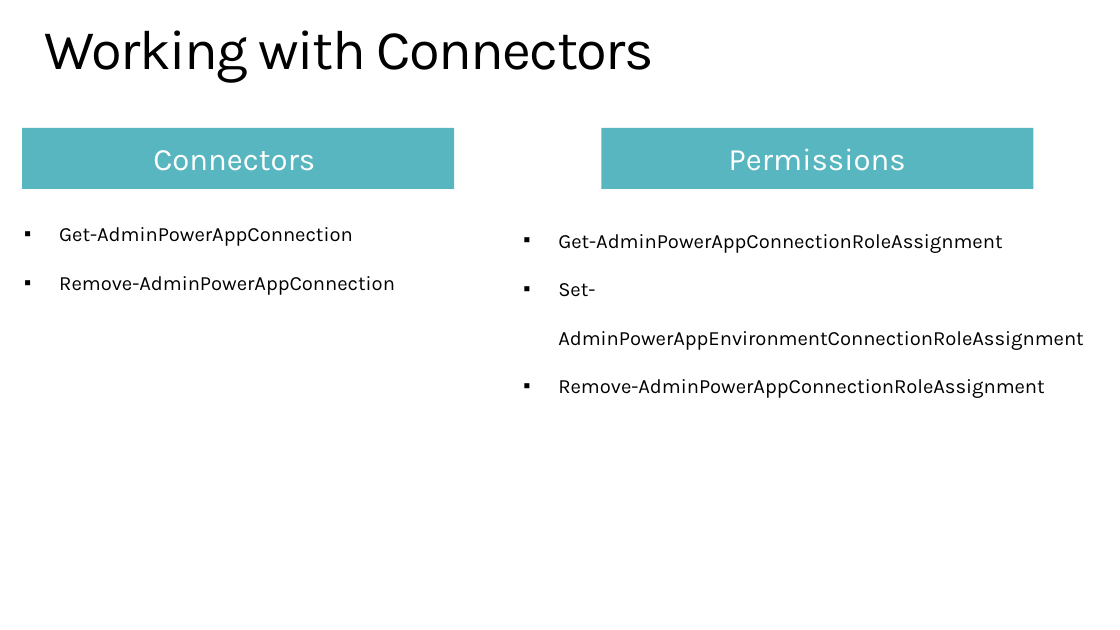
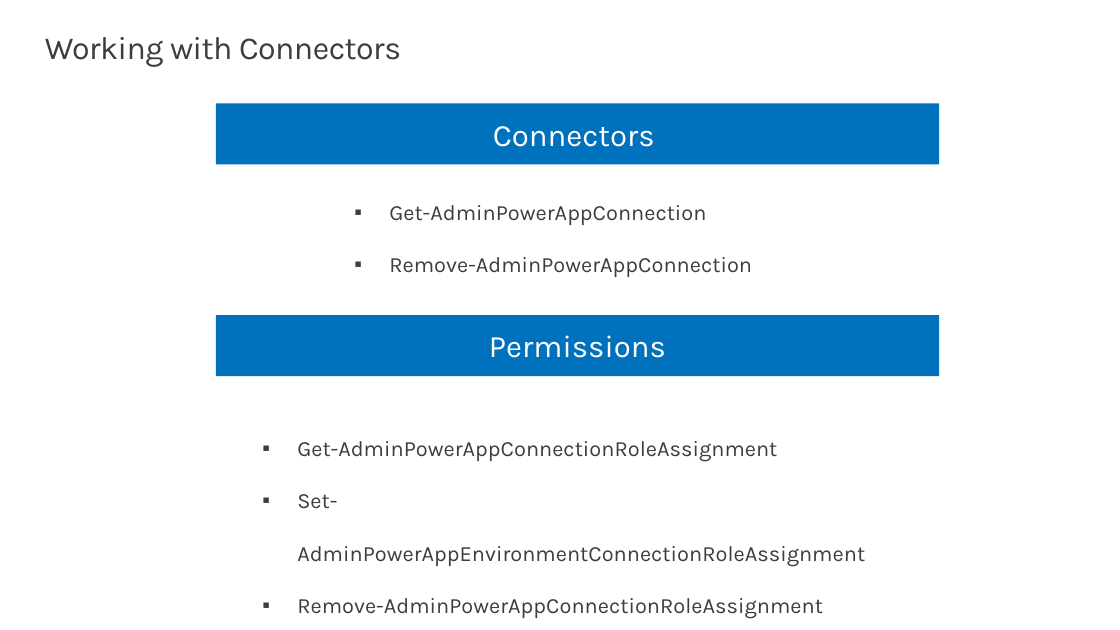
Before and after one commit to microsoft/powerapps-tools, a slide deck: slide 10 of Administration/AdminInADay/PPTs/03 Automation.pptx. Drawn at 1120x630 pixels with LibreOffice and Linux fonts; fonts in the diff are those of the drawing. Boxes give left, top, right and bottom in pixels: in the first picture for what was removed or moved away, otherwise in the second. Text is boxed around its words. In the diff, an @@ line names an element or a change of style, - is before the commit and + after.

Commit message:
Admin in a day updates to reflect new features and UI

```diff
--- a/Administration/AdminInADay/PPTs/03 Automation.pptx
+++ b/Administration/AdminInADay/PPTs/03 Automation.pptx
@@ title "Working with Connectors" at [45,37,401,67]: size 36 to 20.6 pt, text colour #000000 to #3C3C41, letter spacing -1 to -0.4 pt @@
@@ rectangle "Connectors": place and size @@
-rectangle "Connectors" at [22,128,455,189]
+rectangle "Connectors" at [216,103,940,165]
@@ rectangle "Connectors" at [216,103,940,165]: fill #58B6C0 to #0071BC @@
@@ text "Get-AdminPowerAppConnection": place and size @@
-text "Get-AdminPowerAppConnection" at [59,227,395,295]
+text "Get-AdminPowerAppConnection" at [389,205,752,277]
@@ text "Get-AdminPowerAppConnection" at [389,205,752,277]: size 13 to 14 pt, text colour #000000 to #3C3C41 @@
@@ rectangle "Permissions" at [216,315,940,376]: fill #58B6C0 to #0071BC @@
@@ rectangle "Permissions": place and size @@
-rectangle "Permissions" at [601,128,1034,189]
+rectangle "Permissions" at [216,315,940,376]
@@ text "Get-AdminPowerAppConnectionRoleAssignment" at [297,441,865,619]: size 13 to 14 pt, text colour #000000 to #3C3C41 @@
@@ text "Get-AdminPowerAppConnectionRoleAssignment": place and size @@
-text "Get-AdminPowerAppConnectionRoleAssignment" at [558,234,1084,398]
+text "Get-AdminPowerAppConnectionRoleAssignment" at [297,441,865,619]
```
Also in this commit, not shown: 22 other slides changed, 2 slides added, 2 slides removed, 12 other files.
